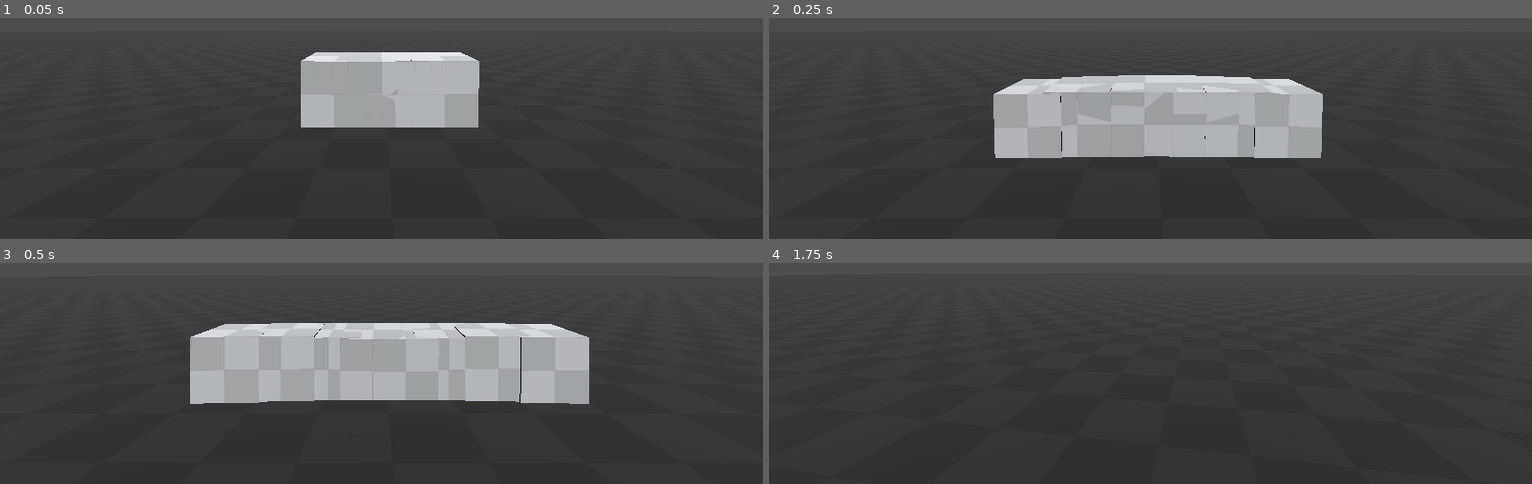
Above: before the commit, frames 1-4 (two rows, left to right).
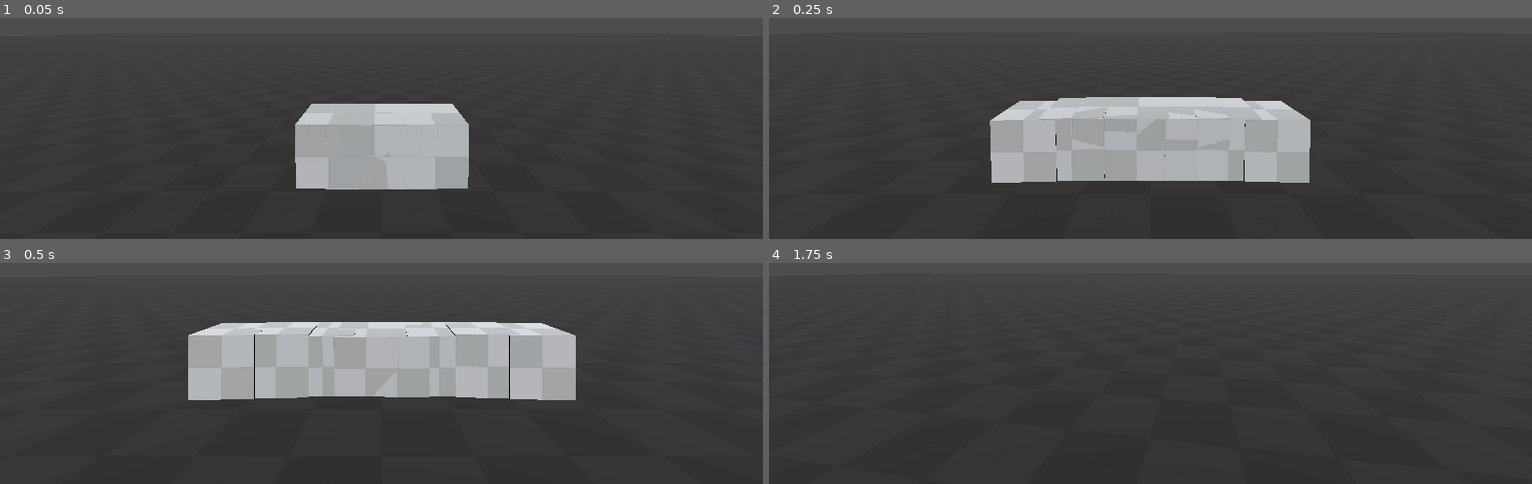
Above: after the commit, the same moments.

Repository: Hoang-debug/AIF-project
Game: Godot game, scene res://game.tscn
The game is run twice, just before and just after one commit, with the same random seed, the same clock (stepped at 60 frames per second) and the same inputs.
Inputs (mouse positions are in pixels of both pictures, inside the frame that each line leads up to):
- Up to frame 1 (0.05 s): no input
- Up to frame 2 (0.25 s): no input
- Up to frame 3 (0.5 s): no input
- Up to frame 4 (1.75 s): move the mouse to (1188, 267) at 0.52 s; hold W (move_forward) from 0.53 s (still down); tap E (interact) at 0.6, 1.35 s; tap Space (jump) at 0.77, 1.52 s; tap Enter at 1.25 s; move the mouse to (1112, 271) at 1.27 s

The runs differ from the first frame. In frame 1, 13% of the frame differs, in the area x 38-63%, y 15-78%; in frame 2, 12%; in frame 3, 2.1%; in frame 4, less than 0.1%.

Commit message:
Changing for next

Diff:
--- a/game.tscn
+++ b/game.tscn
@@ -9,7 +9,6 @@
 [sub_resource type="StandardMaterial3D" id="StandardMaterial3D_7jktm"]
 albedo_texture = ExtResource("3_fc0e3")
 uv1_triplanar = true
-texture_filter = 2
 
 [sub_resource type="BoxMesh" id="BoxMesh_7jktm"]
 material = SubResource("StandardMaterial3D_7jktm")
@@ -24,9 +23,12 @@
 material = SubResource("StandardMaterial3D_ryrav")
 size = Vector3(0.5, 0.5, 0.5)
 
+[sub_resource type="ArrayMesh" id="ArrayMesh_7jktm"]
+
 [node name="Game" type="Node3D" unique_id=757483936]
 
 [node name="Player" parent="." unique_id=1309774714 instance=ExtResource("1_80nbo")]
+transform = Transform3D(1, 0, 0, 0, 1, 0, 0, 0, 1, 0, 1, 0)
 
 [node name="DirectionalLight3D" type="DirectionalLight3D" parent="." unique_id=1775208115]
 transform = Transform3D(1, 0, 0, 0, 0.6887976, 0.7249538, 0, -0.7249538, 0.6887976, 1.0051324, 6.756079, 6.625066)
@@ -40,25 +42,25 @@
 [node name="MeshInstance3D" type="MeshInstance3D" parent="Floor" unique_id=702104955]
 mesh = SubResource("BoxMesh_7jktm")
 
-[node name="Boxes" type="Node3D" parent="." unique_id=761147820 groups=["grabable"]]
-
-[node name="Box" type="RigidBody3D" parent="Boxes" unique_id=820960977 groups=["grabable"]]
+[node name="Box" type="RigidBody3D" parent="." unique_id=820960977 groups=["grabable"]]
 transform = Transform3D(1, 0, 0, 0, 1, 0, 0, 0, 1, 0, 0, -2.3831344)
 collision_layer = 2
 collision_mask = 2
 mass = 10.0
-angular_damp = 2.0
+angular_damp = 0.5
 script = ExtResource("4_ryrav")
 
-[node name="MeshInstance3D" type="MeshInstance3D" parent="Boxes/Box" unique_id=841165255]
+[node name="MeshInstance3D" type="MeshInstance3D" parent="Box" unique_id=841165255]
 mesh = SubResource("BoxMesh_eow3j")
+
+[node name="Boxes" type="Node3D" parent="." unique_id=761147820 groups=["grabable"]]
 
 [node name="Box2" type="RigidBody3D" parent="Boxes" unique_id=1616196232 groups=["grabable"]]
 transform = Transform3D(1, 0, 0, 0, 1, 0, 0, 0, 1, 0, 0, -2.3831344)
 collision_layer = 2
 collision_mask = 2
 mass = 10.0
-angular_damp = 2.0
+angular_damp = 0.5
 script = ExtResource("4_ryrav")
 
 [node name="MeshInstance3D" type="MeshInstance3D" parent="Boxes/Box2" unique_id=1060207664]
@@ -69,7 +71,7 @@
 collision_layer = 2
 collision_mask = 2
 mass = 10.0
-angular_damp = 2.0
+angular_damp = 0.5
 script = ExtResource("4_ryrav")
 
 [node name="MeshInstance3D" type="MeshInstance3D" parent="Boxes/Box3" unique_id=829423235]
@@ -80,7 +82,7 @@
 collision_layer = 2
 collision_mask = 2
 mass = 10.0
-angular_damp = 2.0
+angular_damp = 0.5
 script = ExtResource("4_ryrav")
 
 [node name="MeshInstance3D" type="MeshInstance3D" parent="Boxes/Box4" unique_id=1030827614]
@@ -91,7 +93,7 @@
 collision_layer = 2
 collision_mask = 2
 mass = 10.0
-angular_damp = 2.0
+angular_damp = 0.5
 script = ExtResource("4_ryrav")
 
 [node name="MeshInstance3D" type="MeshInstance3D" parent="Boxes/Box5" unique_id=194998955]
@@ -102,7 +104,7 @@
 collision_layer = 2
 collision_mask = 2
 mass = 10.0
-angular_damp = 2.0
+angular_damp = 0.5
 script = ExtResource("4_ryrav")
 
 [node name="MeshInstance3D" type="MeshInstance3D" parent="Boxes/Box6" unique_id=1724836642]
@@ -113,7 +115,7 @@
 collision_layer = 2
 collision_mask = 2
 mass = 10.0
-angular_damp = 2.0
+angular_damp = 0.5
 script = ExtResource("4_ryrav")
 
 [node name="MeshInstance3D" type="MeshInstance3D" parent="Boxes/Box7" unique_id=1933709907]
@@ -124,8 +126,13 @@
 collision_layer = 2
 collision_mask = 2
 mass = 10.0
-angular_damp = 2.0
+angular_damp = 0.5
 script = ExtResource("4_ryrav")
 
 [node name="MeshInstance3D" type="MeshInstance3D" parent="Boxes/Box8" unique_id=420890110]
 mesh = SubResource("BoxMesh_eow3j")
+
+[node name="StaticBody3D" type="StaticBody3D" parent="." unique_id=2051913009]
+
+[node name="MeshInstance3D" type="MeshInstance3D" parent="StaticBody3D" unique_id=712064965]
+mesh = SubResource("ArrayMesh_7jktm")
--- a/player.gd
+++ b/player.gd
@@ -13,13 +13,11 @@
 var mouse_captured := true
 
 # Object
-@export_group("Holding Objects")
+@export_category("Holding Objects")
 @export var throwForce = 7.5
 @export var followSpeed = 5.0
 @export var followDistance = 2.5
 @export var maxDistanceFromCamera = 5.0
-@export var dropBelowPlayer = false
-@export var groundRay: RayCast3D # Only needed if dropBelowPlayer is true
 
 # Ray
 @onready var interactRay = $Camera3D/InteractRay
@@ -30,9 +28,6 @@
 
 
 func _physics_process(delta: float) -> void:
-	if !mouse_captured:
-		return
-
 	handle_holding_objects()
 
 	if not is_on_floor():
@@ -74,7 +69,6 @@
 	if body and body.is_in_group("grabable"):
 		if body is RigidBody3D:
 			heldObject = body
-			heldObject.sleeping = false
 
 func drop_held_object():
 	heldObject = null
@@ -111,10 +105,6 @@
 		if heldObject.global_position.distance_to(camera.global_position) > maxDistanceFromCamera:
 			drop_held_object()
 
-		# Drop the object if the player is standing on it (must enable dropBelowPlayer and set a groundRay/RayCast3D below the player)
-		if dropBelowPlayer && groundRay.is_colliding():
-			if groundRay.get_collider() == heldObject: drop_held_object()
-
 # Handle collision
 func _on_area_3d_body_entered(body: Node3D) -> void:
 	if body.is_in_group("grabable"):
--- a/player.tscn
+++ b/player.tscn
@@ -42,10 +42,5 @@
 transform = Transform3D(1, 0, 0, 0, 1, 0, 0, 0, 1, 0, -0.6, 0)
 shape = SubResource("CapsuleShape3D_i3pqv")
 
-[node name="GroundRay" type="RayCast3D" parent="." unique_id=158759446]
-transform = Transform3D(1, 0, 0, 0, 1, 0, 0, 0, 1, 0, -1, 0)
-target_position = Vector3(0, -0.1, 0)
-collision_mask = 3
-
 [connection signal="body_entered" from="Area3D" to="." method="_on_area_3d_body_entered"]
 [connection signal="body_exited" from="Area3D" to="." method="_on_area_3d_body_exited"]
